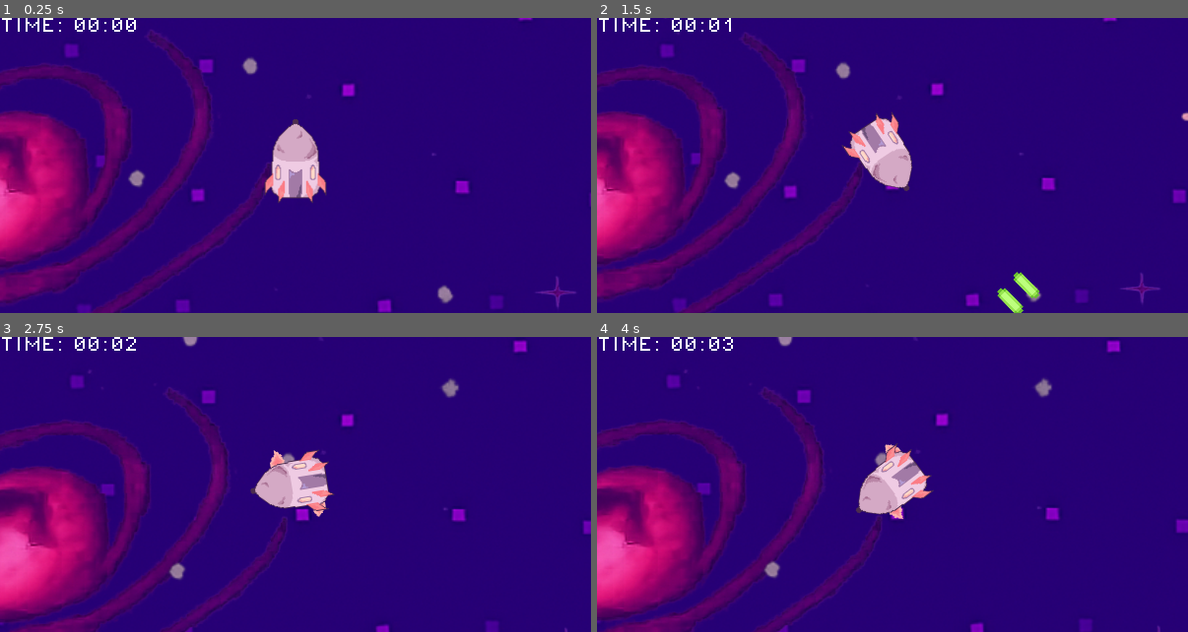
Above: before the commit, frames 1-4 (two rows, left to right).
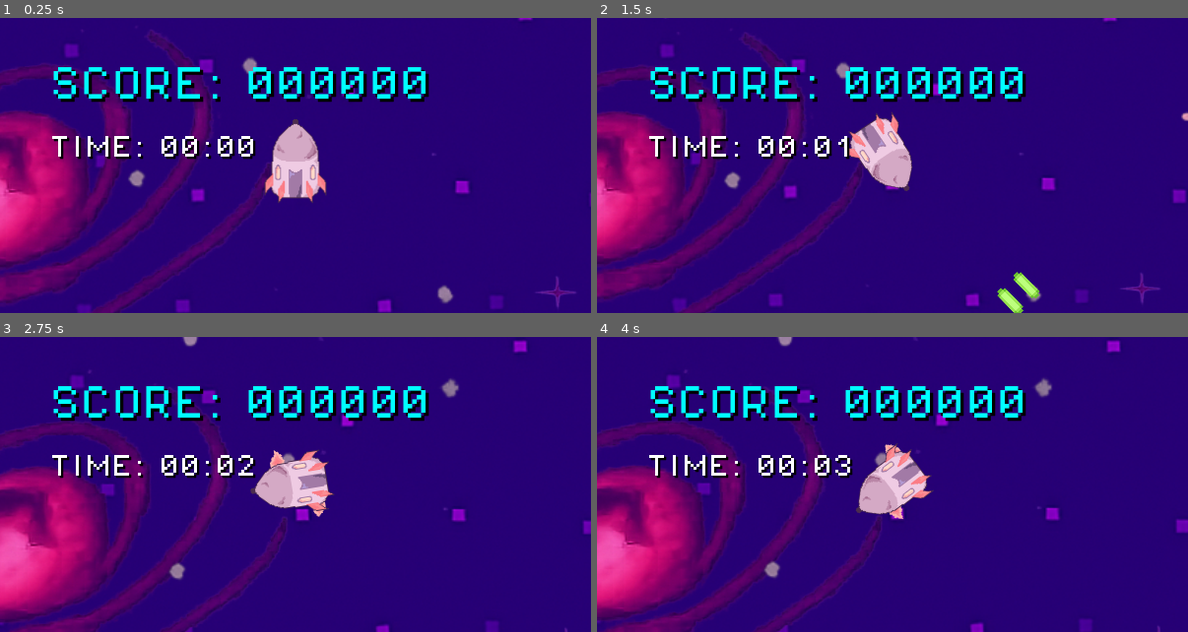
Above: after the commit, the same moments.

Repository: 8AHP/Rock-and-Rocket
Game: Godot game, scene res://scenes/main.tscn
Same seed, same stepped clock (60 frames per second), same inputs: the game is played once before the commit and once after it.
Inputs:
- Up to frame 1 (0.25 s): no input
- Up to frame 2 (1.5 s): hold D (right) 0.53-1.28 s; tap Space (fire) at 0.6, 1.35 s; hold S (down) from 1.28 s (still down)
- Up to frame 3 (2.75 s): release S (down) at 2.03 s; hold D (right) from 2.03 s (still down); tap Space (fire) at 2.1 s
- Up to frame 4 (4 s): release D (right) at 2.78 s; hold Up (ui_up) 2.78-3.53 s; tap Space (fire) at 2.85, 3.6 s; hold A (left) from 3.53 s (still down)

The runs differ from the first frame. In frame 1, 6.0% of the frame differs, in the area x 0-73%, y 0-48%; in frame 2, 5.9%; in frame 3, 6.0%; in frame 4, 6.0%.
Error before the commit: Invalid access to property or key 'combo_changed' on a base object of type 'Node (score_manager.gd)'. (res://scripts/game_ui.gd:24)

Commit message:
diffup 1.45

Diff:
--- a/Rock-And-Rocket/scripts/score_manager.gd
+++ b/Rock-And-Rocket/scripts/score_manager.gd
@@ -4,86 +4,98 @@
 var current_score: int = 0
 var blocks_destroyed: int = 0
 var time_survived: float = 0.0
-var score_multiplier: int = 1
 
-# Score values (BALANCE THESE FOR YOUR GAME)
+# **REMOVED:** score_multiplier (was time-based)
+# **REMOVED:** multiplier_increase_interval (was 30 seconds)
+
+# Score values
 var block_destroy_points: int = 100
 var survival_bonus_per_second: int = 10
-var multiplier_increase_interval: float = 30.0  # Every 30 seconds
+
+# **NEW:** Combo system variables
+var combo_count: int = 0
+var combo_multiplier: float = 1.0
+var combo_timer: float = 0.0
+var combo_timeout: float = 2.0
+var max_combo_multiplier: float = 5.0
 
 # UI reference
 var ui_controller = null
 
 signal score_changed(new_score: int, points_added: int)
-signal multiplier_changed(new_multiplier: int)
+# **REMOVED:** multiplier_changed signal (was for time-based system)
+# **NEW:** Combo signal
+signal combo_changed(combo_count: int, multiplier: float)
 
 func _ready():
-	# Reset score on game start
 	reset_score()
 
 func _process(delta):
-	# Continuous survival bonus
+	# Time tracking only (no multiplier changes)
 	time_survived += delta
 
-	# Increase multiplier over time
-	var new_multiplier = int(time_survived / multiplier_increase_interval) + 1
-	if new_multiplier != score_multiplier:
-		score_multiplier = new_multiplier
-		multiplier_changed.emit(score_multiplier)
+	# **NEW:** Combo decay system
+	if combo_count > 0:
+		combo_timer += delta
+		if combo_timer >= combo_timeout:
+			reset_combo()
 
-# Called when player destroys a block
-func add_block_destroy_score():
-	var points = block_destroy_points * score_multiplier
-	current_score += points
+# **NEW:** Combo-aware scoring (REPLACES add_block_destroy_score)
+func add_combo_score(base_points: int):
+	combo_count += 1
+	combo_timer = 0.0
+
+	# Calculate combo multiplier
+	combo_multiplier = min(1.0 + (combo_count * 0.2), max_combo_multiplier)
+
+	# Calculate final points (no time multiplier)
+	var final_points = base_points * combo_multiplier
+
+	current_score += int(final_points)
 	blocks_destroyed += 1
 
-	# Emit signal for UI animation
-	score_changed.emit(current_score, points)
-	print("Score: ", current_score, " (+", points, " points)")
+	# Emit signals
+	score_changed.emit(current_score, int(final_points))
+	combo_changed.emit(combo_count, combo_multiplier)
 
-# Called periodically for survival bonus
+	print("COMBO x", combo_count, "! Multiplier: x", combo_multiplier, " Points: +", int(final_points))
+
+# **LEGACY:** Keep for backward compatibility
+func add_block_destroy_score():
+	add_combo_score(block_destroy_points)
+
+# **NEW:** Reset combo system
+func reset_combo():
+	if combo_count > 0:
+		print("Combo ended! Final count: x", combo_count)
+	combo_count = 0
+	combo_multiplier = 1.0
+	combo_timer = 0.0
+	combo_changed.emit(combo_count, combo_multiplier)
+
+# **UNCHANGED:** Survival bonus (no multiplier)
 func add_survival_bonus():
-	var points = survival_bonus_per_second * score_multiplier
+	var points = survival_bonus_per_second
 	current_score += points
 	score_changed.emit(current_score, points)
 
-# Get formatted score string
 func get_score_text() -> String:
-	return str(current_score).pad_zeros(6)  # 6-digit padded score
+	return str(current_score). pad_zeros(6)
 
-# Get time survived as formatted string
 func get_time_text() -> String:
 	var minutes = int(time_survived) / 60
 	var seconds = int(time_survived) % 60
 	return "%02d:%02d" % [minutes, seconds]
 
-# Reset for new game
 func reset_score():
 	current_score = 0
 	blocks_destroyed = 0
 	time_survived = 0.0
-	score_multiplier = 1
+	# **REMOVED:** score_multiplier reset
+	# **NEW:** Reset combo system
+	combo_count = 0
+	combo_multiplier = 1.0
+	combo_timer = 0.0
 
-# Set UI reference for direct communication
 func set_ui_controller(ui_ref):
 	ui_controller = ui_ref
-
-
-# Custom score addition for different block types
-func add_custom_score(points: int):
-	var final_points = points * score_multiplier
-	current_score += final_points
-
-	# Emit signal for UI animation
-	score_changed.emit(current_score, final_points)
-	print("Score: ", current_score, " (+", final_points, " points)")
-
-# Get current difficulty level for UI display
-func get_difficulty_level() -> int:
-	var difficulty_thresholds = [0, 1000, 3000, 6000, 10000, 15000, 25000, 40000]
-
-	for i in range(difficulty_thresholds.size() - 1, -1, -1):
-		if current_score >= difficulty_thresholds[i]:
-			return i + 1
-
-	return 1
